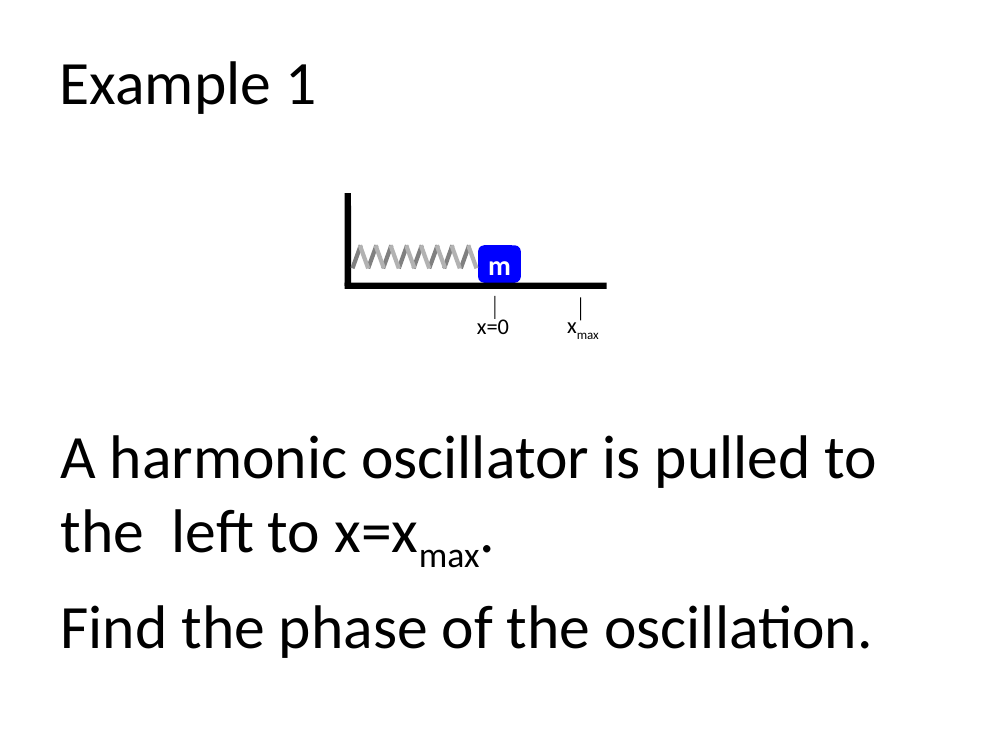
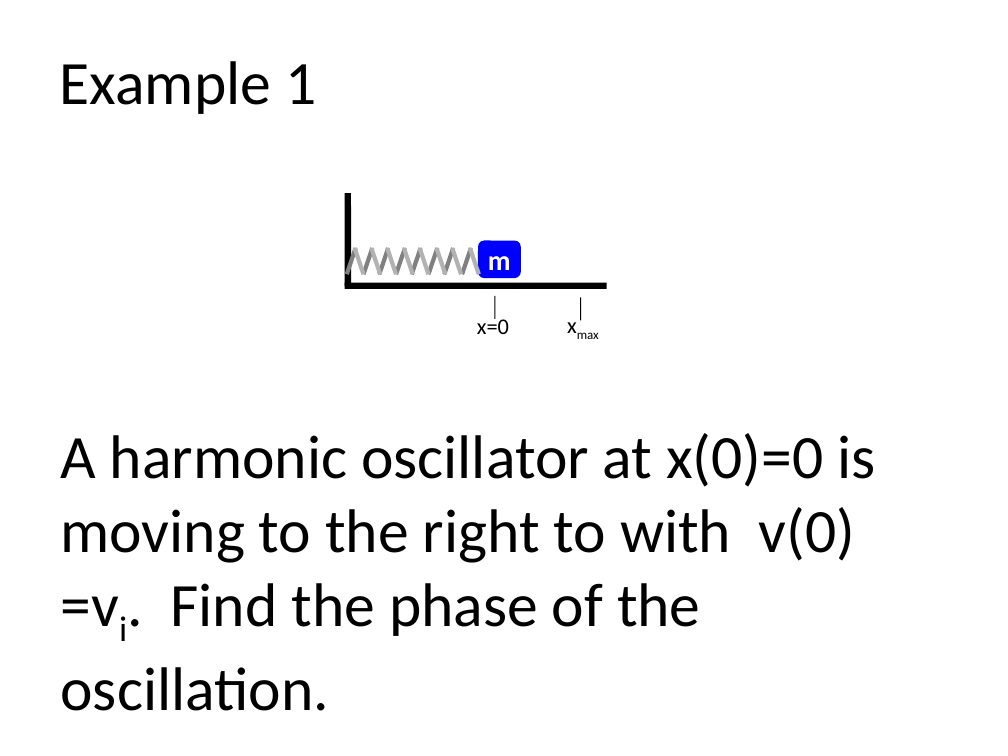
Before and after one commit to rtlines/PH223-Engineering-Physics, a slide deck: slide 40 of Slides/PH223_Lecture_01.pptx. Drawn at 1008x756 pixels with LibreOffice and Linux fonts; fonts in the diff are those of the drawing. Boxes give left, top, right and bottom in pixels: in the first picture for what was removed or moved away, otherwise in the second. Text is boxed around its words. In the diff, an @@ line names an element or a change of style, - is before the commit and + after.

```diff
--- a/Slides/PH223_Lecture_01.pptx
+++ b/Slides/PH223_Lecture_01.pptx
@@ 7 lines: place and size @@
-7 lines at box(353, 245, 407, 268)
+7 lines at box(347, 248, 405, 274)
@@ 9 lines: place and size @@
-9 lines at box(406, 245, 477, 268)
+9 lines at box(404, 248, 479, 274)
@@ rounded rectangle "m": place and size @@
-rounded rectangle "m" at box(478, 245, 520, 282)
+rounded rectangle "m" at box(478, 241, 520, 278)
@@ text at box(60, 433, 875, 636): text changed @@
-A harmonic oscillator is pulled to the left to x=xmax.
-Find the phase of the oscillation.
+A harmonic oscillator at x(0)=0 is moving to the right to with v(0) =vi. Find the phase of the oscillation.
```
Also in this commit, not shown: 6 other slides changed, 2 slides removed, 55 other files.
